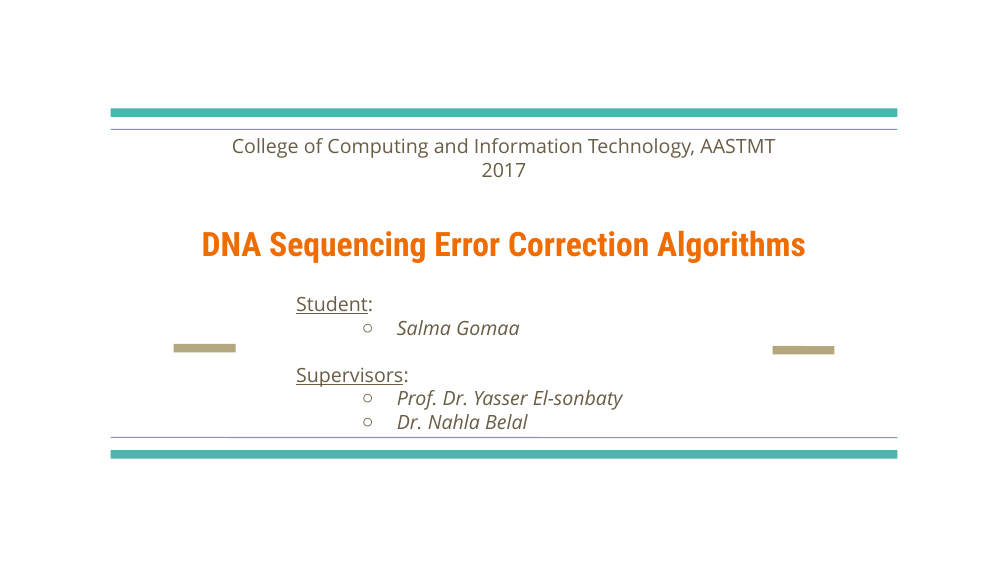
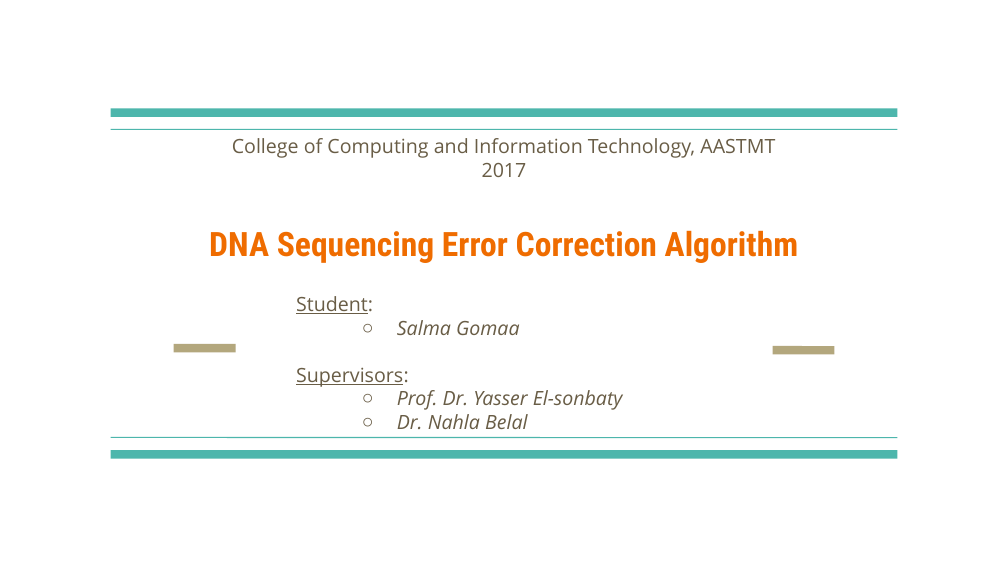
Before and after one commit to salmagomaa/masters-seminar, a slide deck: slide 1 of Presentation/DNA_Seq_Error_Corr_Alg.odp. Drawn at 1008x567 pixels with LibreOffice and Linux fonts; fonts in the diff are those of the drawing. Boxes give left, top, right and bottom in pixels: in the first picture for what was removed or moved away, otherwise in the second. Text is boxed around its words. In the diff, an @@ line names an element or a change of style, - is before the commit and + after.

```diff
--- a/Presentation/DNA_Seq_Error_Corr_Alg.odp
+++ b/Presentation/DNA_Seq_Error_Corr_Alg.odp
@@ title at (x1=209, y1=230, x2=799, y2=263): text changed @@
-DNA Sequencing Error Correction Algorithms
+DNA Sequencing Error Correction Algorithm
```
Also in this commit, not shown: 21 other slides changed, 17 slides added, 27 other files.
